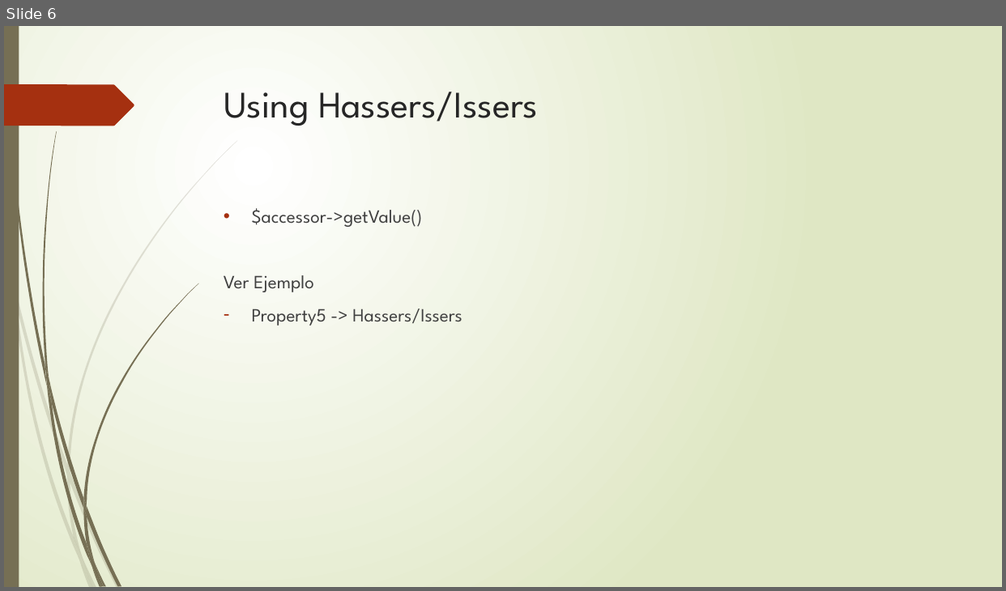
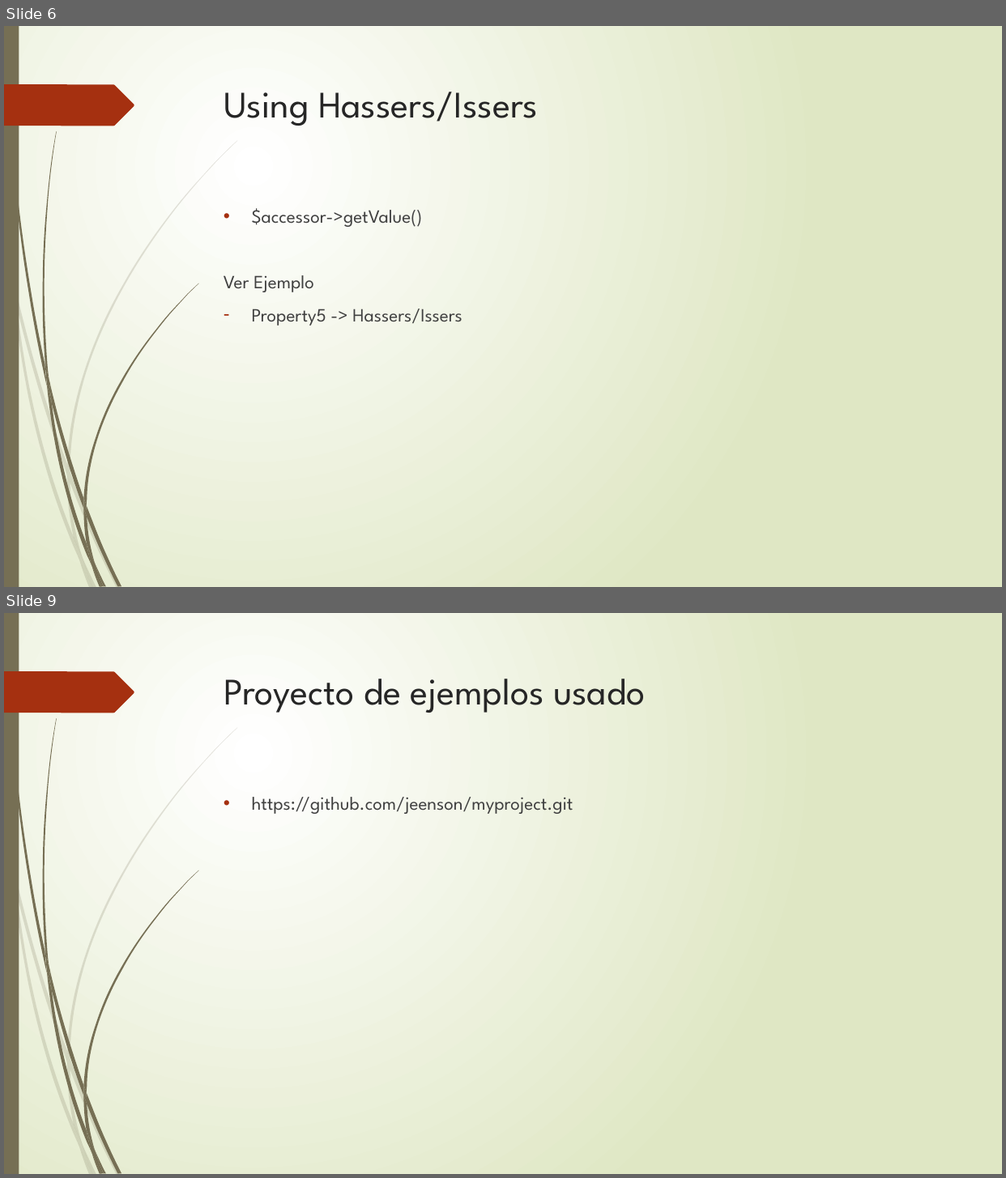
Before and after one commit to jeenson/myproject, a slide deck: Exposición Property Access Component.pptx. Shown one above the other, each under a label of ours: slide 6 before the commit, slides 6 and 9 after it; the slides between them are not shown. The pictures are 1006x591 and 1006x1178 pixels, drawn with LibreOffice and Linux fonts; fonts in the diff are those of the drawing. Boxes give left, top, right and bottom in pixels: in the first picture for what was removed or moved away, otherwise in the second. Text is boxed around its words. In the diff, an @@ line names an element or a change of style, - is before the commit and + after.

```diff
--- a/Exposición Property Access Component.pptx
+++ b/Exposición Property Access Component.pptx
@@ slide 9 added at <box>4,613,1002,1174</box>, background gradient #FFFFFF to #DFE8C4; not listed: 24 template elements that a slide beside it also shows @@
@@ title added at <box>224,679,645,713</box>, 36 pt, text #262626 @@
+Proyecto de ejemplos usado
@@ text added at <box>252,797,573,814</box>, 18 pt, text #404040 @@
+• https://github.com/jeenson/myproject.git
```
Also in this commit, not shown: 2 slides changed, 2 other slides added, 3 other files.
